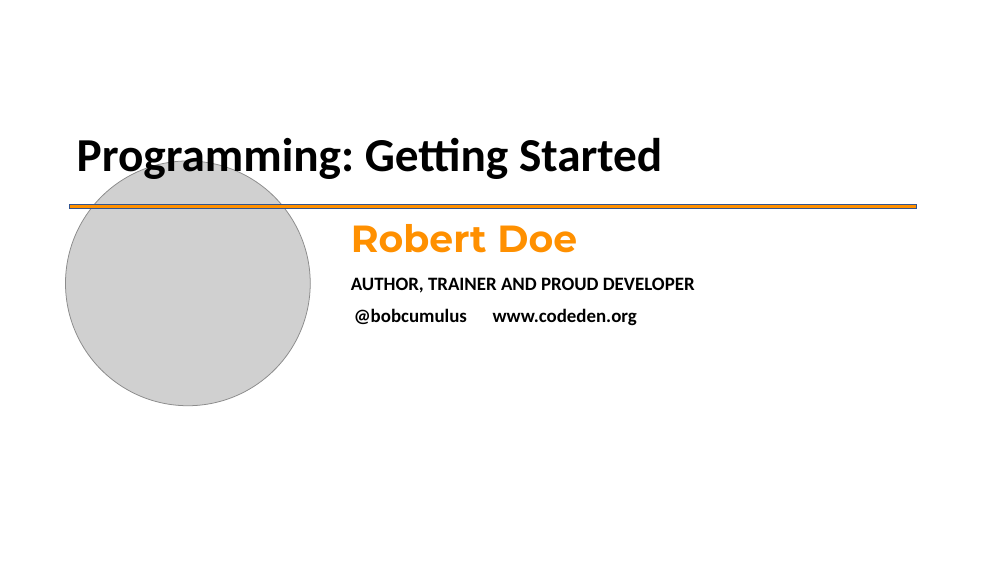
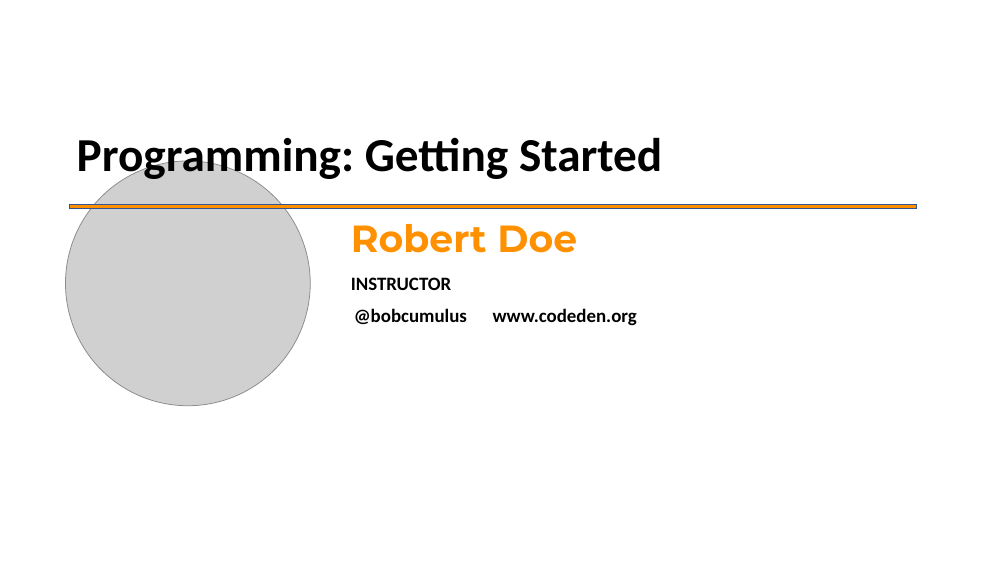
Before and after one commit to Robert-Doe/codeden, a slide deck: slide 1 of 1. Introduction to Program .pptx. Drawn at 1008x567 pixels with LibreOffice and Linux fonts; fonts in the diff are those of the drawing; grey boxes stand for pictures. Boxes give left, top, right and bottom in pixels: in the first picture for what was removed or moved away, otherwise in the second. Text is boxed around its words. In the diff, an @@ line names an element or a change of style, - is before the commit and + after.

Commit message:
Final Set of Slides

```diff
--- a/1. Introduction to Program .pptx
+++ b/1. Introduction to Program .pptx
@@ text at <box>351,277,451,290</box>: text changed @@
-AUTHOR, TRAINER AND PROUD DEVELOPER
+INSTRUCTOR
```
Also in this commit, not shown: 15 other files.
